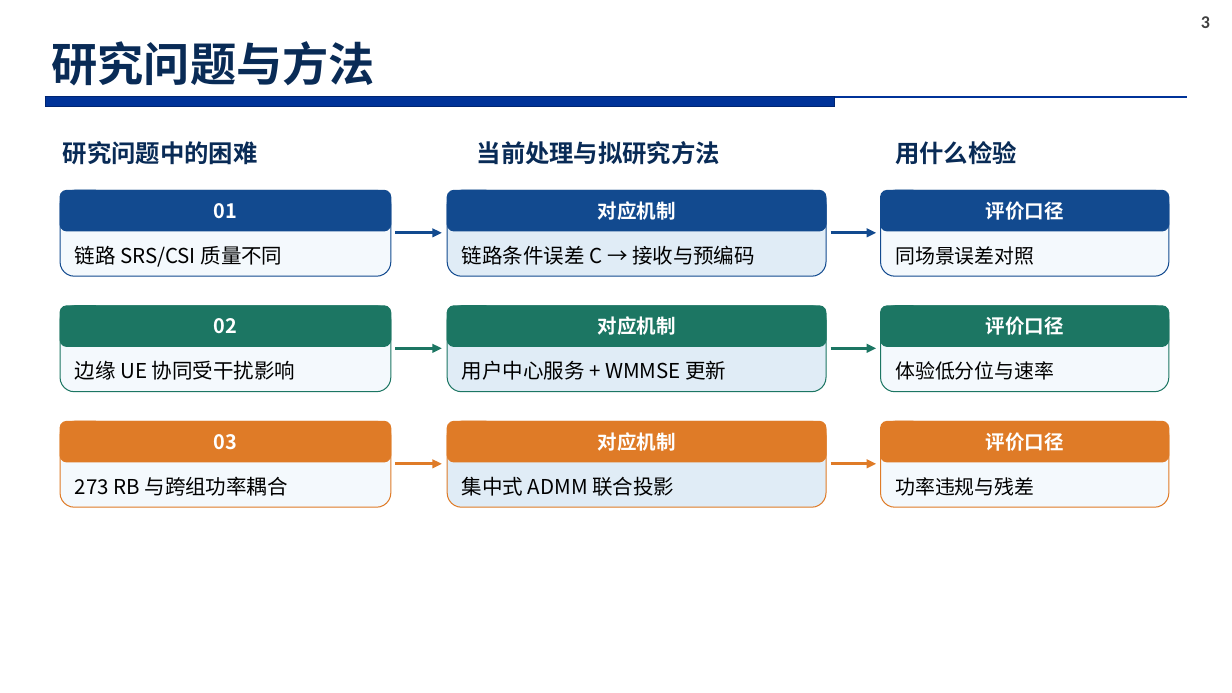
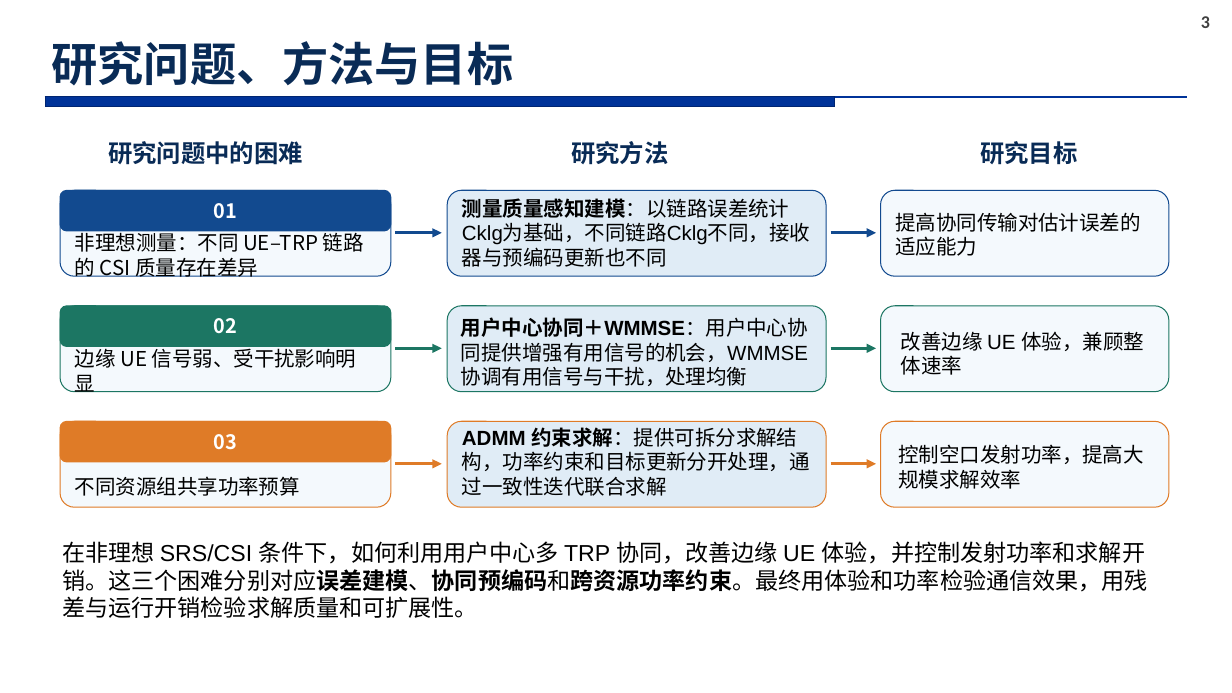
Before and after one commit to soysoybean0924-hash/CF-MultiTRP-Optimization, a slide deck: slide 3 of docs/research_ppt_20261020/CHASI_研究汇报_研究计划表达_20261020.pptx. Drawn at 1232x693 pixels with LibreOffice and Linux fonts; fonts in the diff are those of the drawing; background and template pictures are left out. Boxes give left, top, right and bottom in pixels: in the first picture for what was removed or moved away, otherwise in the second. Text is boxed around its words. In the diff, an @@ line names an element or a change of style, - is before the commit and + after.

```diff
--- a/docs/research_ppt_20261020/CHASI_研究汇报_研究计划表达_20261020.pptx
+++ b/docs/research_ppt_20261020/CHASI_研究汇报_研究计划表达_20261020.pptx
@@ title at [51, 41, 513, 85]: text changed @@
-研究问题与方法
+研究问题、方法与目标
@@ text "研究问题中的困难" at [108, 141, 303, 165]: alignment left to centre @@
@@ text at [571, 141, 668, 165]: text changed @@
-当前处理与拟研究方法
+研究方法
@@ text at [980, 141, 1077, 165]: text changed @@
-用什么检验
+研究目标
@@ rounded rectangle removed at [447, 190, 826, 231] @@
@@ text at [462, 198, 810, 267]: text changed; font Noto Sans CJK SC to Arial @@
-链路条件误差 C → 接收与预编码
+测量质量感知建模：以链路误差统计 Cklg为基础，不同链路Cklg不同，接收器与预编码更新也不同
@@ text removed at [598, 201, 676, 220] @@
-对应机制
@@ rounded rectangle removed at [881, 190, 1169, 231] @@
@@ text removed at [986, 201, 1064, 220] @@
-评价口径
@@ text at [75, 230, 364, 277]: text changed @@
-链路 SRS/CSI 质量不同
+非理想测量：不同 UE–TRP 链路的 CSI 质量存在差异
@@ text at [895, 212, 1141, 256]: text changed; size 15.5 to 16 pt; font Noto Sans CJK SC to Arial @@
-同场景误差对照
+提高协同传输对估计误差的适应能力
@@ rounded rectangle removed at [447, 306, 826, 347] @@
@@ text at [461, 317, 808, 386]: text changed; font Noto Sans CJK SC to Arial @@
-用户中心服务 + WMMSE 更新
+用户中心协同＋WMMSE：用户中心协同提供增强有用信号的机会，WMMSE协调有用信号与干扰，处理均衡
@@ text removed at [598, 316, 676, 335] @@
-对应机制
@@ rounded rectangle removed at [881, 306, 1169, 347] @@
@@ text removed at [986, 316, 1064, 335] @@
-评价口径
@@ text at [75, 346, 357, 392]: text changed @@
-边缘 UE 协同受干扰影响
+边缘 UE 信号弱、受干扰影响明显
@@ text at [901, 331, 1144, 375]: text changed; size 15.5 to 16 pt; font Noto Sans CJK SC to Arial @@
-体验低分位与速率
+改善边缘 UE 体验，兼顾整体速率
@@ rounded rectangle removed at [447, 421, 826, 462] @@
@@ text at [462, 427, 810, 496]: text changed; font Noto Sans CJK SC to Arial @@
-集中式 ADMM 联合投影
+ADMM 约束求解：提供可拆分求解结构，功率约束和目标更新分开处理，通过一致性迭代联合求解
@@ text removed at [598, 432, 676, 451] @@
-对应机制
@@ rounded rectangle removed at [881, 421, 1169, 462] @@
@@ text at [898, 444, 1144, 489]: text changed; size 15.5 to 16 pt; font Noto Sans CJK SC to Arial @@
-功率违规与残差
+控制空口发射功率，提高大规模求解效率
@@ text removed at [986, 432, 1064, 451] @@
-评价口径
@@ text at [75, 476, 300, 496]: text changed @@
-273 RB 与跨组功率耦合
+不同资源组共享功率预算
@@ text added at [62, 541, 1148, 618], 18 pt, text #000000 @@
+在非理想 SRS/CSI 条件下，如何利用用户中心多 TRP 协同，改善边缘 UE 体验，并控制发射功率和求解开销。这三个困难分别对应误差建模、协同预编码和跨资源功率约束。最终用体验和功率检验通信效果，用残差与运行开销检验求解质量和可扩展性。
```
Also in this commit, not shown: 7 other slides changed.
